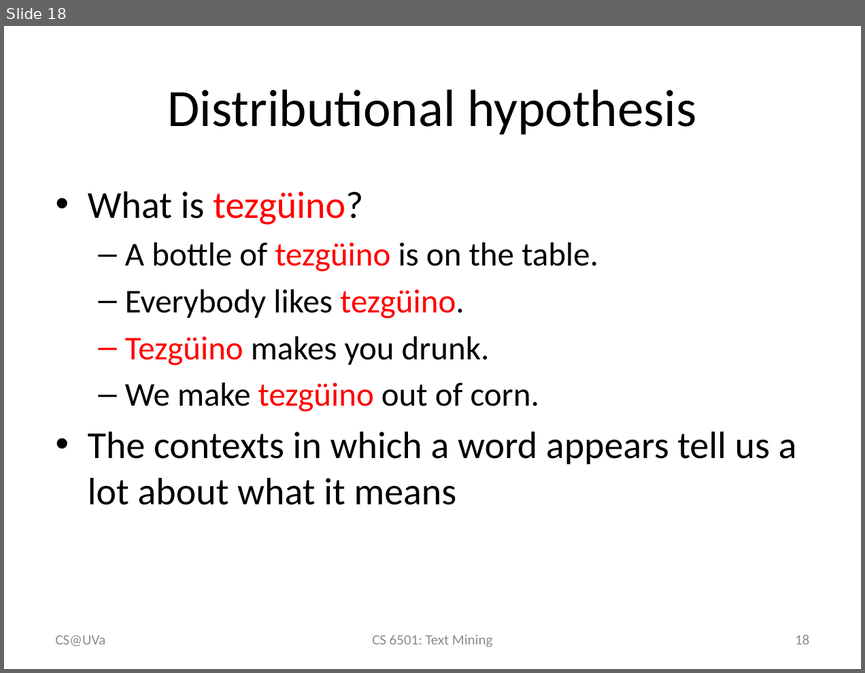
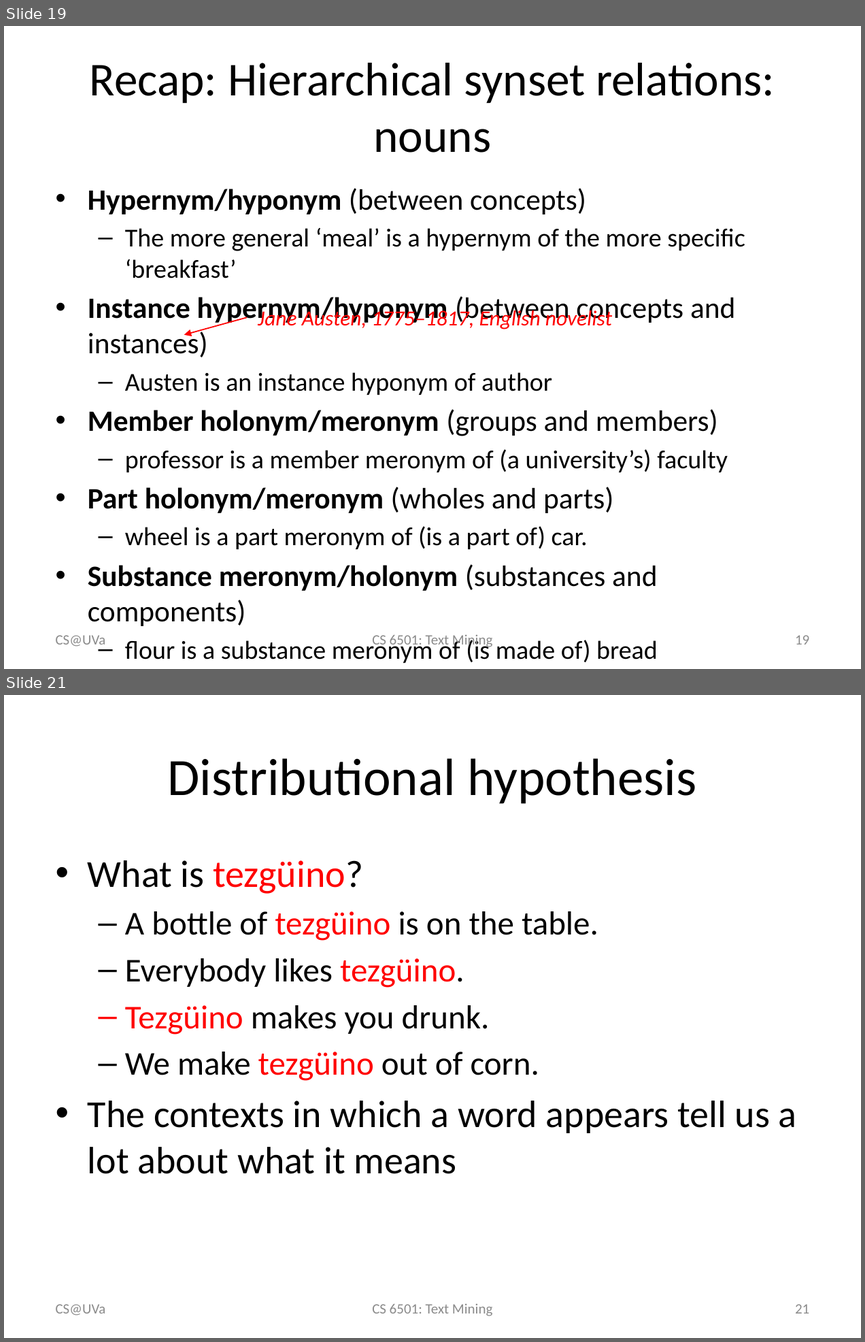
Before and after one commit to wang296/CS6501-Text-Mining, a slide deck: docs/LexicalSemanticsWordSenses.pptx. Shown one above the other, each under a label of ours: slide 18 before the commit, slides 19 and 21 after it; the slides between them are not shown. The pictures are 865x673 and 865x1342 pixels, drawn with LibreOffice and Linux fonts; fonts in the diff are those of the drawing. Boxes give left, top, right and bottom in pixels: in the first picture for what was removed or moved away, otherwise in the second. Text is boxed around its words. In the diff, an @@ line names an element or a change of style, - is before the commit and + after.

```diff
--- a/docs/LexicalSemanticsWordSenses.pptx
+++ b/docs/LexicalSemanticsWordSenses.pptx
@@ slide 19 added at (4,26,861,669), background #FFFFFF @@
@@ title added at (90,63,774,152), 39.6 pt, text #000000 @@
+Recap: Hierarchical synset relations: nouns
@@ text added at (88,188,745,662), 21.7 pt, text #000000 @@
+• Hypernym/hyponym (between concepts)
+  – The more general ‘meal’ is a hypernym of the more specific ‘breakfast’
+• Instance hypernym/hyponym (between concepts and instances)
+  – Austen is an instance hyponym of author
+• Member holonym/meronym (groups and members)
+  – professor is a member meronym of (a university’s) faculty
+• Part holonym/meronym (wholes and parts)
+  – wheel is a part meronym of (is a part of) car.
+• Substance meronym/holonym (substances and components)
+  – flour is a substance meronym of (is made of) bread
@@ text added at (258,308,612,329), 18 pt, text #FF0000, italic @@
+Jane Austen, 1775–1817, English novelist
@@ arrow added from (247, 317) to (184, 335), #FF0000 1 pt @@
@@ text added at (56,635,106,646), 12 pt, text #8C8C8C @@
+CS@UVa
@@ text added at (372,635,492,648), 12 pt, text #8C8C8C @@
+CS 6501: Text Mining
@@ page number added at (795,635,809,644), 12 pt, text #8C8C8C @@
+19
@@ what was slide 18 is now slide 21 @@
@@ page number at (795,1304,809,1313): text changed @@
-18
+21
```
Also in this commit, not shown: 2 other slides added, 4 other files.
